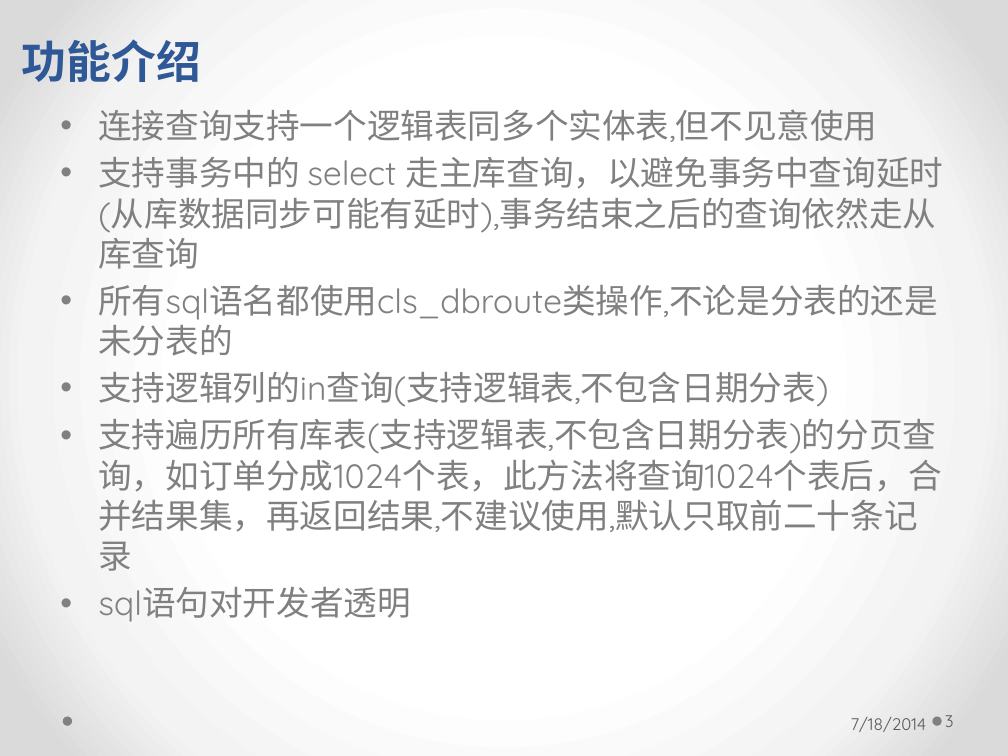
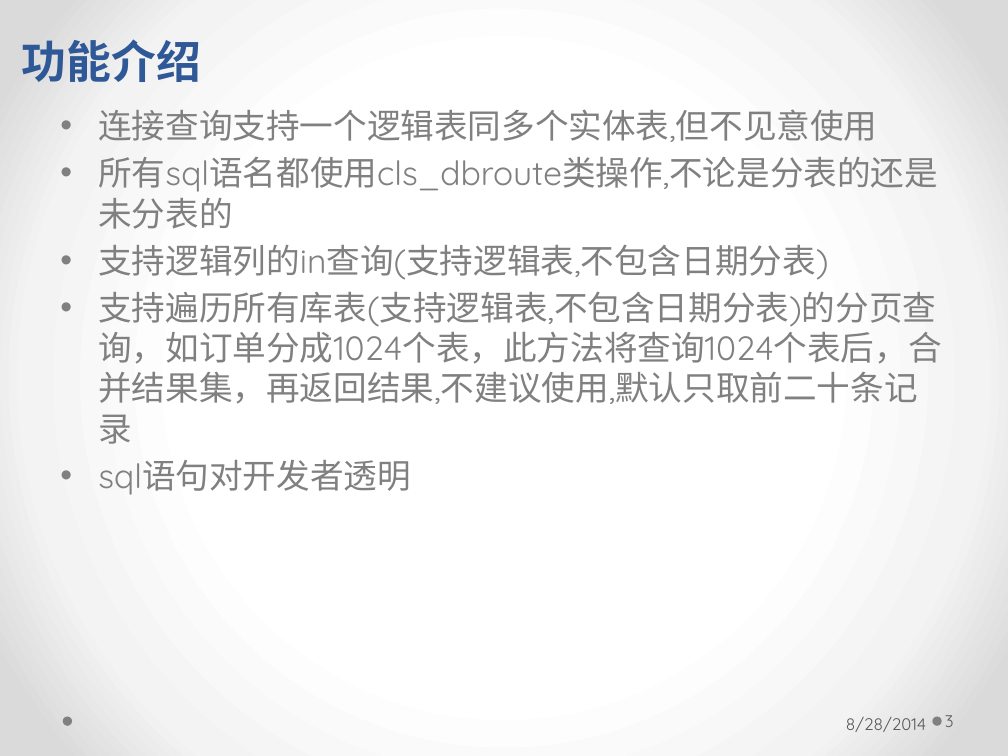
Before and after one commit to longhaisheng/dbroute, a slide deck: slide 3 of dbroute.pptx. Drawn at 1008x756 pixels with LibreOffice and Linux fonts; fonts in the diff are those of the drawing. Boxes give left, top, right and bottom in pixels: in the first picture for what was removed or moved away, otherwise in the second. Text is boxed around its words. In the diff, an @@ line names an element or a change of style, - is before the commit and + after.

```diff
--- a/dbroute.pptx
+++ b/dbroute.pptx
@@ text at <box>98,157,944,269</box>: paragraph removed @@
-• 支持事务中的 select 走主库查询，以避免事务中查询延时(从库数据同步可能有延时),事务结束之后的查询依然走从库查询
@@ text at <box>846,717,926,732</box>: text changed @@
-7/18/2014
+8/28/2014
```
Also in this commit, not shown: 23 other slides changed, 3 slides added.
